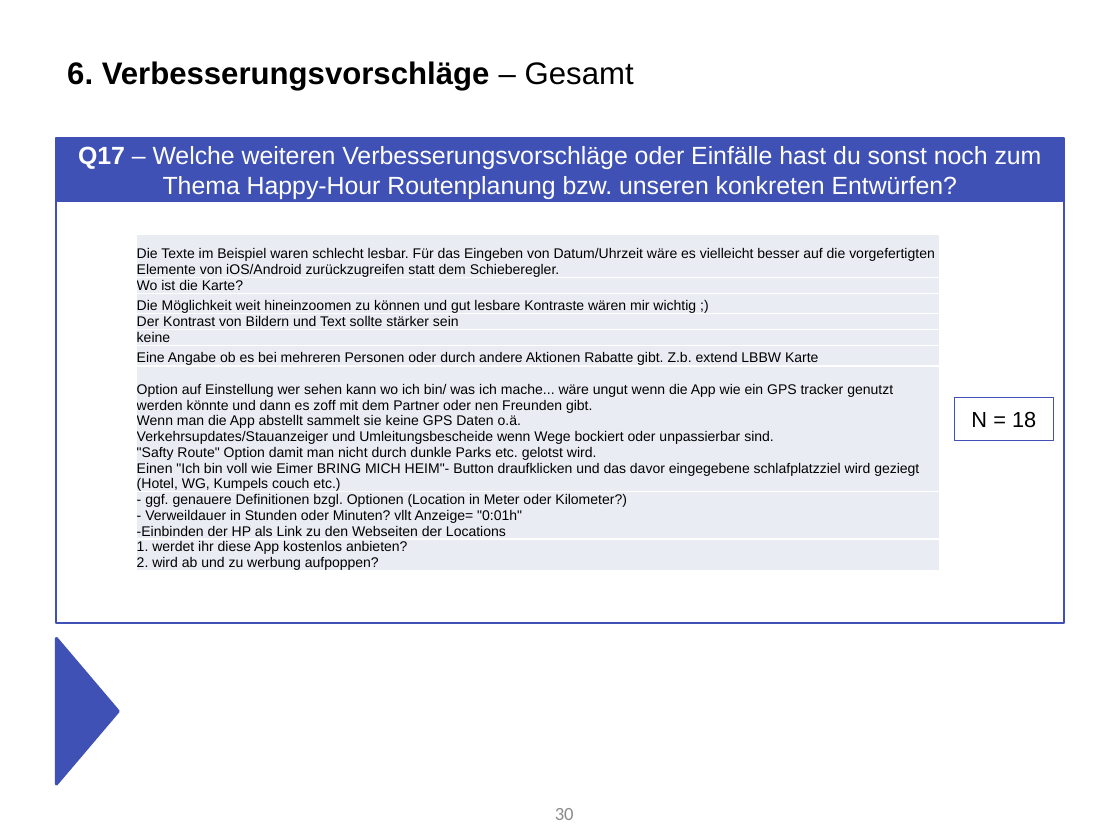
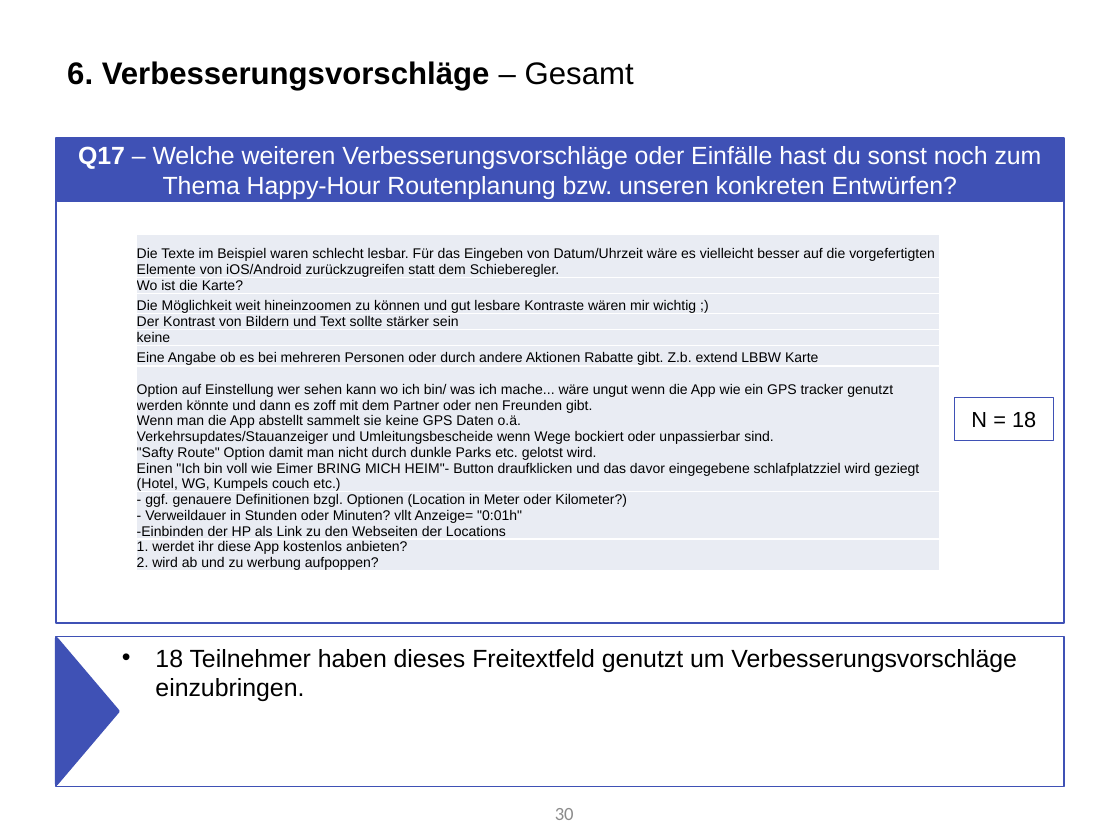
Before and after one commit to Roba1993/Happy-Hour, a slide deck: slide 30 of documents/marketing/Marketing Analyse von Umfrage 2 (5.6).pptx. Drawn at 1120x840 pixels with LibreOffice and Linux fonts; fonts in the diff are those of the drawing. Boxes give left, top, right and bottom in pixels: in the first picture for what was removed or moved away, otherwise in the second. Text is boxed around its words. In the diff, an @@ line names an element or a change of style, - is before the commit and + after.

```diff
--- a/documents/marketing/Marketing Analyse von Umfrage 2 (5.6).pptx
+++ b/documents/marketing/Marketing Analyse von Umfrage 2 (5.6).pptx
@@ text added at [56,636,1064,786], outline #3F51B5 1 pt, 16 pt, text #000000 @@
+• 18 Teilnehmer haben dieses Freitextfeld genutzt um Verbesserungsvorschläge einzubringen.
```
Also in this commit, not shown: 8 other slides changed, 1 slide added, 1 slide removed.
